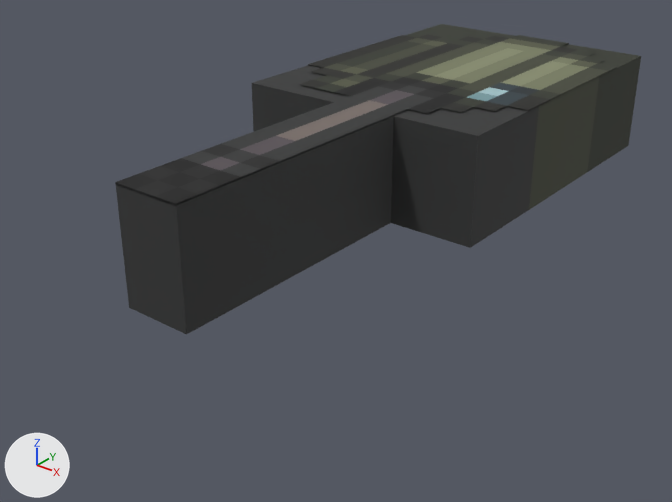
One commit to the glTF model Content.CMU/Resources/Models/CMU14/Garrison/CMU3DReduxVehicleSPPVanCannonMounted.glb: the scene before it, then after it.
The view is the same before and after, from a 50 mm lens placed at (0.694, -1.198, 2.396), pointed at (-0.102, -0.203, 1.78). Every picture has the same lights, and +X, +Y and +Z are marked at lower left. The first picture is the older version. Where no turn or scale is listed for an object, it has been applied to the vertices.

Names of what the first picture shows: 'weapon original finish', 'weapon section', 'weapon section.001', 'weapon section.002', 'weapon section.003', 'weapon section.004'.
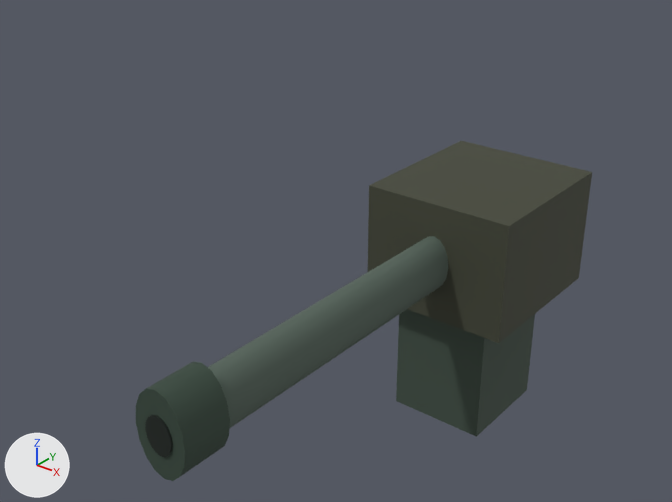
The change, as a diff of the scene's bpy script:
```diff
--- a/Content.CMU/Resources/Models/CMU14/Garrison/CMU3DReduxVehicleSPPVanCannonMounted.glb.py
+++ b/Content.CMU/Resources/Models/CMU14/Garrison/CMU3DReduxVehicleSPPVanCannonMounted.glb.py
@@ mat_101b14 @@
+mat_101b14 = principled_material('#101B14')
+mat_101b14.base_color = (0.00518, 0.011, 0.007)  # black #101b14
+mat_101b14.roughness = 0.82
@@ mat_35473b @@
+mat_35473b = principled_material('#35473B')
+mat_35473b.base_color = (0.0356, 0.063, 0.0437)  # greyish green #35473b
+mat_35473b.roughness = 0.82
@@ mat_546359 @@
+mat_546359 = principled_material('#546359')
+mat_546359.base_color = (0.0887, 0.125, 0.0999)  # dark grey #546359
+mat_546359.roughness = 0.82
@@ me_solid_4 @@
+me_solid_4.from_pydata(...)  # 36 vertices, 64 faces; spans x -0.0225..0.0225, y -0.0013..0.0013, z -0.0285..0.0285
+me_solid_4.materials.append(mat_101b14)  # black #101b14
@@ me_solid_3_1 @@
+me_solid_3_1.from_pydata(...)  # 36 vertices, 64 faces; spans x -0.0431..0.0431, y -0.0372..0.0372, z -0.0645..0.0645
+me_solid_3_1.materials.append(mat_35473b)  # greyish green #35473b
@@ me_solid_2_1 @@
+me_solid_2_1.from_pydata(...)  # 36 vertices, 64 faces; spans x -0.03..0.03, y -0.339..0.339, z -0.048..0.048
+me_solid_2_1.materials.append(mat_546359)  # dark grey #546359
@@ ob_weapon_section @@
 ob_weapon_section = bpy.data.objects.new('weapon section', me_solid_0)
-ob_weapon_section.location = (-0.031, 0.172, 1.955)
-ob_weapon_section.scale = (0.375, 0.156, 0.15)
+ob_weapon_section.location = (-0.031, 0.106, 1.718)
+ob_weapon_section.scale = (0.263, 0.289, 0.205)
@@ ob_weapon_section_001 @@
 ob_weapon_section_001 = bpy.data.objects.new('weapon section.001', me_solid_1)
-ob_weapon_section_001.location = (-0.031, 0.0, 1.955)
-ob_weapon_section_001.scale = (0.375, 0.188, 0.15)
+ob_weapon_section_001.location = (-0.031, 0.088, 1.55)
+ob_weapon_section_001.scale = (0.172, 0.184, 0.32)
@@ ob_weapon_section_002 @@
-ob_weapon_section_002 = bpy.data.objects.new('weapon section.002', me_solid_2)
-ob_weapon_section_002.location = (-0.031, -0.172, 1.955)
-ob_weapon_section_002.scale = (0.375, 0.156, 0.15)
@@ ob_weapon_section_003 @@
-ob_weapon_section_003 = bpy.data.objects.new('weapon section.003', me_solid_2)
-ob_weapon_section_003.location = (-0.016, -0.344, 1.955)
-ob_weapon_section_003.scale = (0.0938, 0.188, 0.15)
@@ ob_weapon_section_004 @@
-ob_weapon_section_004 = bpy.data.objects.new('weapon section.004', me_solid_2)
-ob_weapon_section_004.location = (-0.016, -0.531, 1.955)
-ob_weapon_section_004.scale = (0.0938, 0.188, 0.15)
@@ ob_weapon_original_finish @@
-ob_weapon_original_finish = bpy.data.objects.new('weapon original finish', me_solid_3)
-ob_weapon_original_finish.location = (-0.031, -0.188, 2.03)
@@ ob_muzzle_bore @@
+ob_muzzle_bore = bpy.data.objects.new('muzzle bore', me_solid_4)
+ob_muzzle_bore.location = (-0.031, -0.626, 1.717)
@@ ob_muzzle_collar @@
+ob_muzzle_collar = bpy.data.objects.new('muzzle collar', me_solid_3_1)
+ob_muzzle_collar.location = (-0.031, -0.588, 1.717)
@@ ob_cylindrical_gun_barrel @@
+ob_cylindrical_gun_barrel = bpy.data.objects.new('cylindrical gun barrel', me_solid_2_1)
+ob_cylindrical_gun_barrel.location = (-0.031, -0.273, 1.717)
```

Changed parts and their boxes (x1, y1, x2, y2) in the pictures (672 x 502 px):
'weapon section', moved, rescaled (36% taller)
    before: (404, 24, 641, 172)
    after: (368, 141, 592, 343)
'weapon original finish', deleted
    before: (115, 34, 617, 206)
'weapon section.004', deleted
    before: (116, 155, 301, 334)
'weapon section.002', deleted
    before: (252, 65, 539, 248)
'weapon section.001', moved, rescaled
    before: (529, 77, 599, 210)
    after: (396, 309, 535, 437)
'cylindrical gun barrel', added
    after: (208, 236, 448, 428)
'weapon section.003', deleted
    before: (296, 116, 394, 272)
'muzzle collar', added
    after: (136, 362, 230, 481)
'muzzle bore', added (black)
    after: (145, 415, 173, 457)
